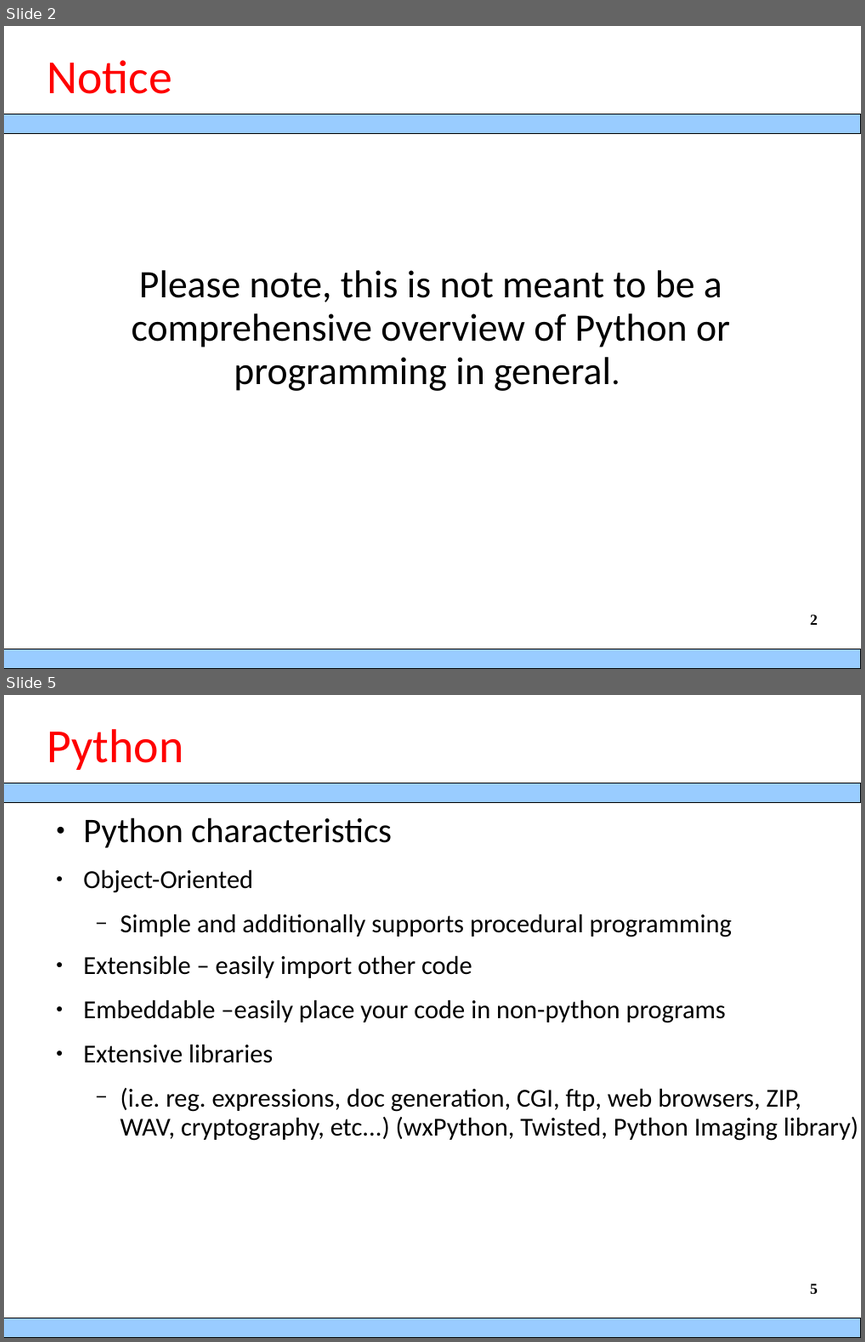
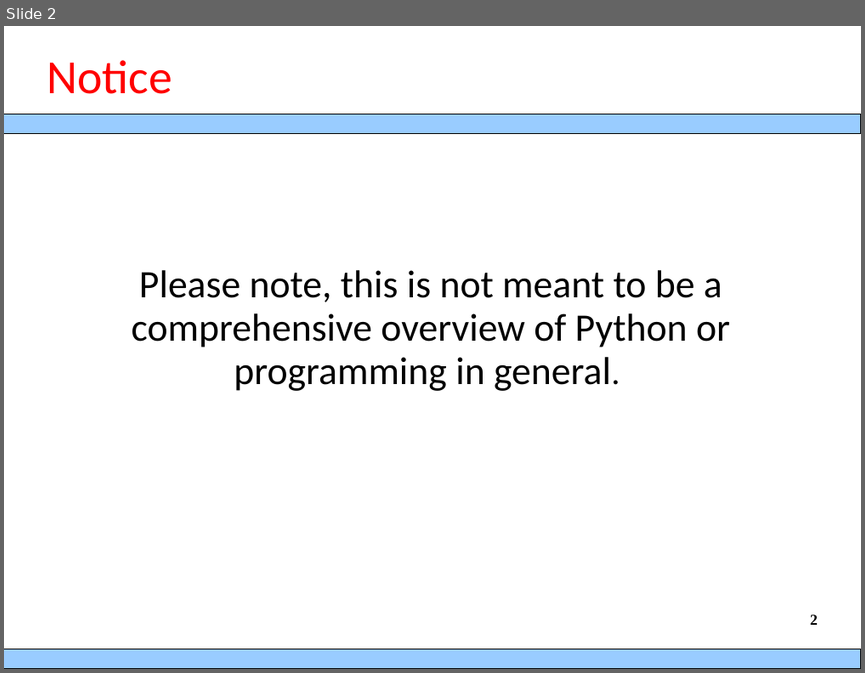
Before and after one commit to berradais/DNA-2021-2022, a slide deck: 2-Python_Basis/00.Python overview.ppt. Shown one above the other, each under a label of ours: slides 2 and 5 before the commit, slide 2 after it; the slides between them are not shown. The pictures are 865x1342 and 865x673 pixels, drawn with LibreOffice and Linux fonts; fonts in the diff are those of the drawing; background and template pictures are left out. Boxes give left, top, right and bottom in pixels: in the first picture for what was removed or moved away, otherwise in the second. Text is boxed around its words. In the diff, an @@ line names an element or a change of style, - is before the commit and + after.

Commit message:
update python basis

```diff
--- a/2-Python_Basis/00.Python overview.ppt
+++ b/2-Python_Basis/00.Python overview.ppt
@@ slide 5 removed at (x1=4, y1=695, x2=861, y2=1338), background picture (left out) @@
@@ title removed at (x1=46, y1=729, x2=183, y2=770) @@
-Python
@@ rectangle removed at (x1=4, y1=783, x2=861, y2=803) @@
@@ text removed at (x1=83, y1=817, x2=858, y2=1140) @@
-● Python characteristics
-● Object-Oriented
-  − Simple and additionally supports procedural programming
-● Extensible – easily import other code
-● Embeddable –easily place your code in non-python programs
-● Extensive libraries
-  − (i.e. reg. expressions, doc generation, CGI, ftp, web browsers, ZIP, WAV, cryptography, etc...) (wxPython, Twisted, Python Imaging library)
@@ page number removed at (x1=810, y1=1283, x2=817, y2=1293) @@
-5
@@ rectangle removed at (x1=4, y1=1318, x2=861, y2=1338) @@
```
Also in this commit, not shown: 5 slides changed, 2 other slides removed, 4 other files.
